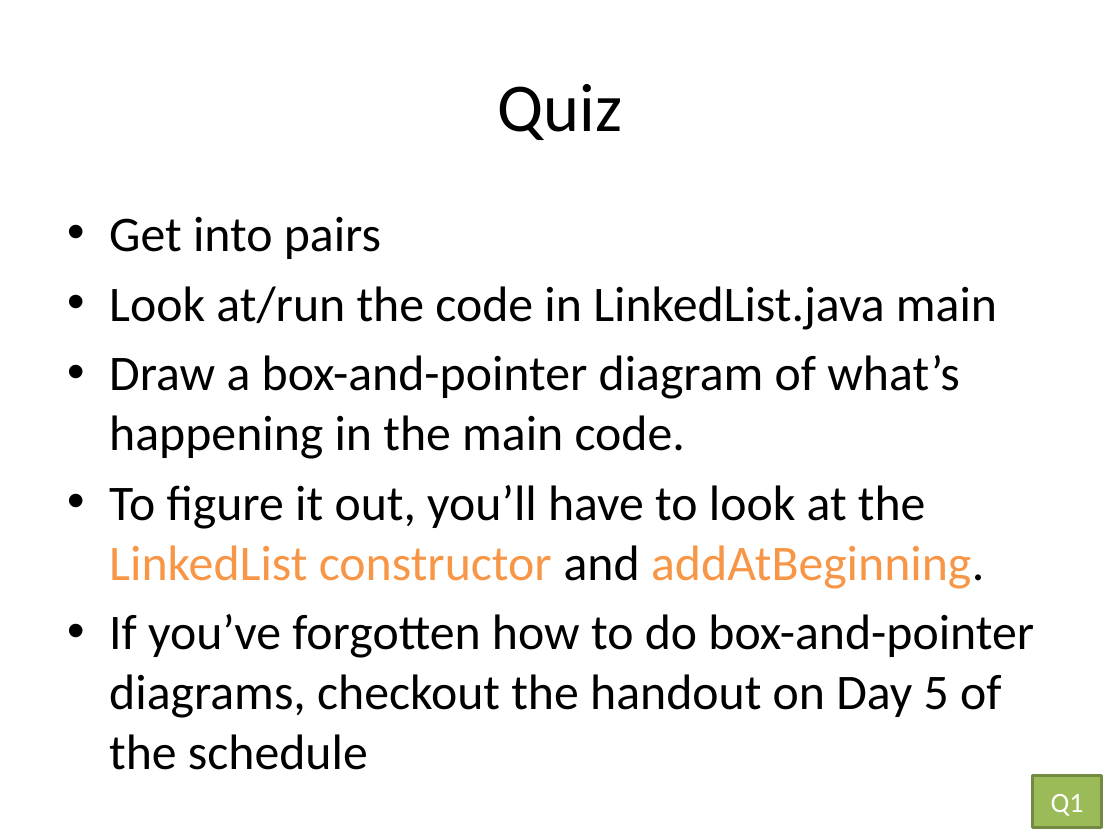
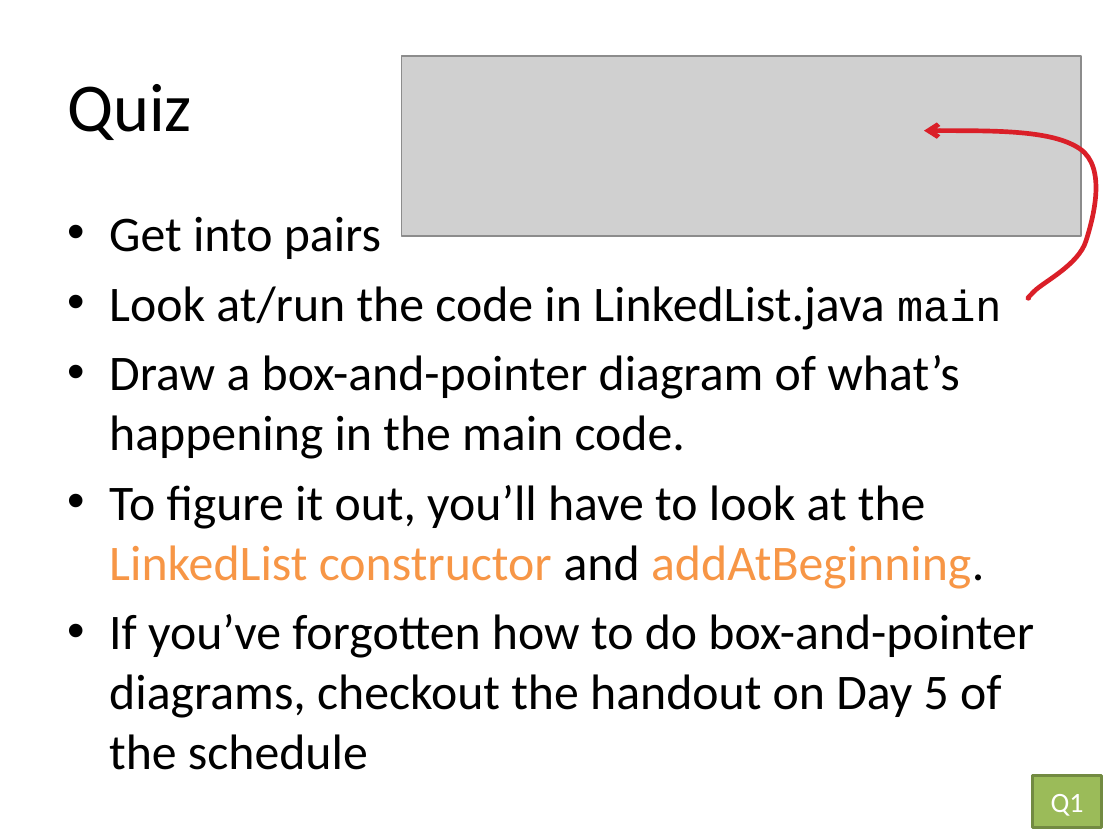
Before and after one commit to RHIT-CSSE/csse220, a slide deck: slide 2 of ClassMaterials/LinkedLists/Slides/LinkedLists.pptx. Drawn at 1120x840 pixels with LibreOffice and Linux fonts; fonts in the diff are those of the drawing; grey boxes stand for pictures. Boxes give left, top, right and bottom in pixels: in the first picture for what was removed or moved away, otherwise in the second. Text is boxed around its words. In the diff, an @@ line names an element or a change of style, - is before the commit and + after.

```diff
--- a/ClassMaterials/LinkedLists/Slides/LinkedLists.pptx
+++ b/ClassMaterials/LinkedLists/Slides/LinkedLists.pptx
@@ title "Quiz" at box(67, 84, 192, 140): alignment centre to left @@
@@ picture added at box(401, 56, 1081, 236) @@
@@ freeform shape added at box(924, 131, 1096, 299), outline #DA1F28 3 pt @@
@@ text at box(109, 286, 1001, 330): size 32 to 28 pt, font Calibri to Courier New in "main" @@
```
Also in this commit, not shown: 7 other slides changed, 9 slides added, 3 slides removed.
